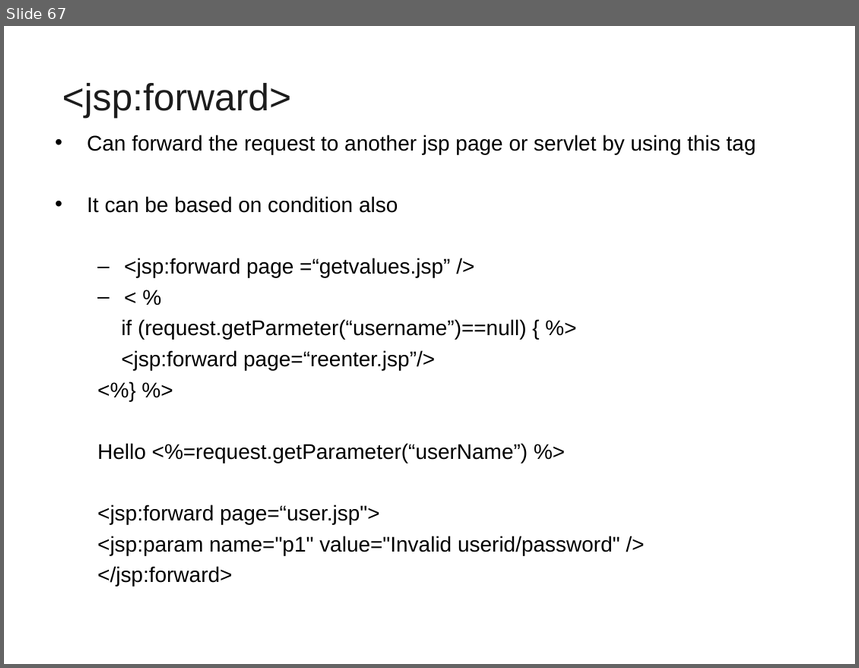
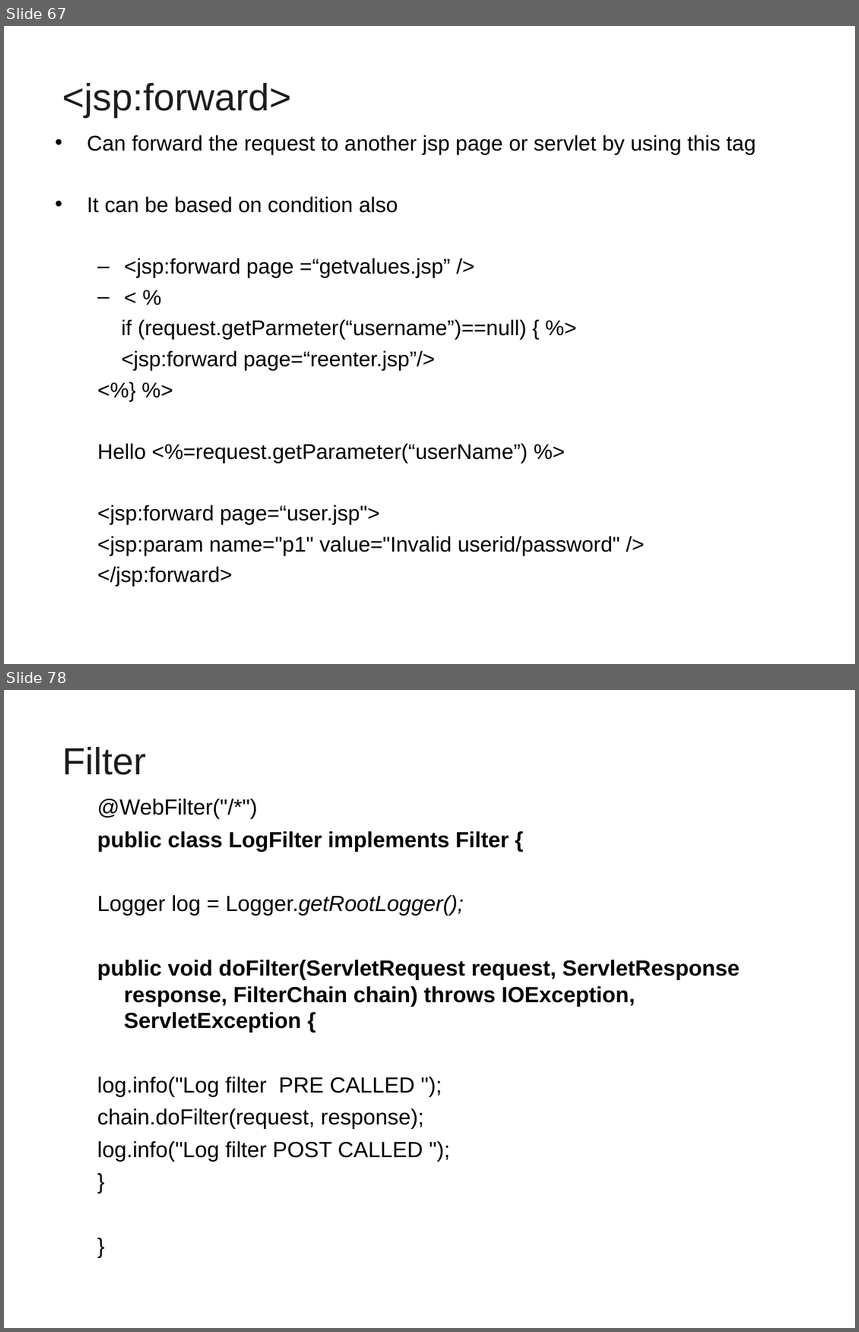
Before and after one commit to vatsanTraining/lumen_sep_2021, a slide deck: JEE_Day1_Lumen_2021.ppt. Shown one above the other, each under a label of ours: slide 67 before the commit, slides 67 and 78 after it; the slides between them are not shown. The pictures are 859x668 and 859x1332 pixels, drawn with LibreOffice and Linux fonts; fonts in the diff are those of the drawing; background and template pictures are left out. Boxes give left, top, right and bottom in pixels: in the first picture for what was removed or moved away, otherwise in the second. Text is boxed around its words. In the diff, an @@ line names an element or a change of style, - is before the commit and + after.

```diff
--- a/JEE_Day1_Lumen_2021.ppt
+++ b/JEE_Day1_Lumen_2021.ppt
@@ slide 78 added at [4, 690, 855, 1328], background picture (left out) @@
@@ title added at [63, 747, 147, 775], 32 pt, text #1C1C1C @@
+Filter
@@ text added at [97, 799, 740, 1161], 18.5 pt, text #000000, bold @@
+  @WebFilter("/*")
+  public class LogFilter implements Filter {
+  Logger log = Logger.getRootLogger();
+  public void doFilter(ServletRequest request, ServletResponse response, FilterChain chain) throws IOException, ServletException {
+  log.info("Log filter PRE CALLED ");
+  chain.doFilter(request, response);
+  log.info("Log filter POST CALLED ");
+  }
+  }
```
Also in this commit, not shown: 1 slide changed, 10 other slides added.
